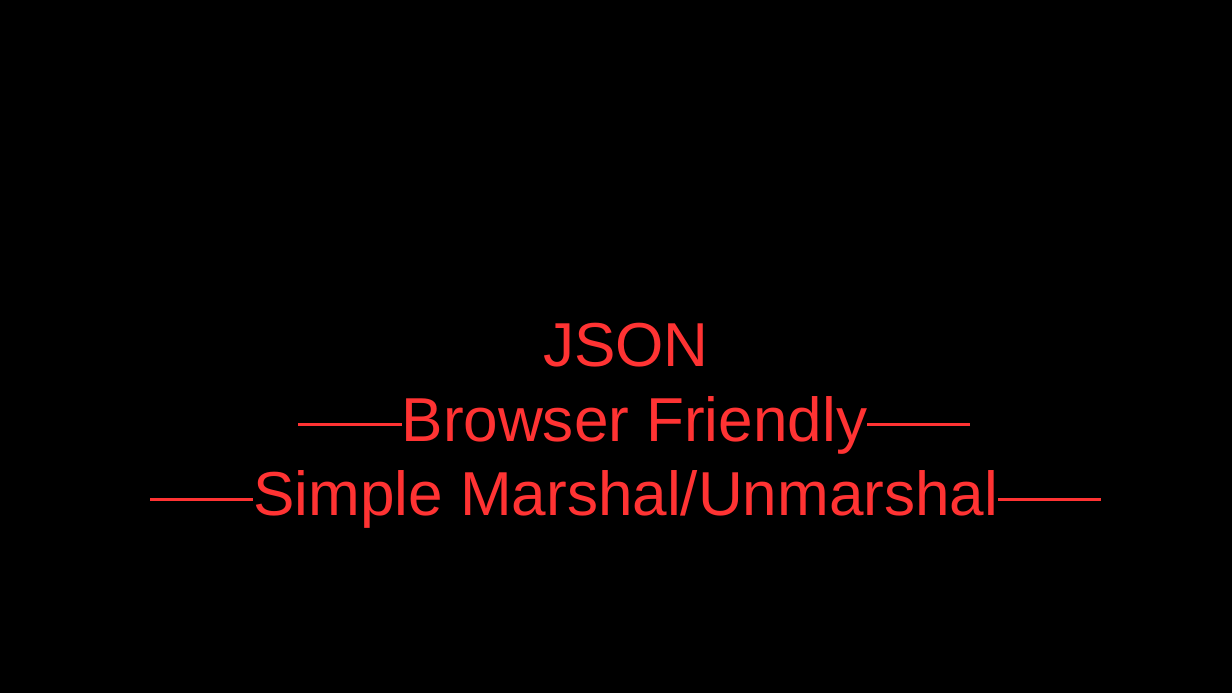
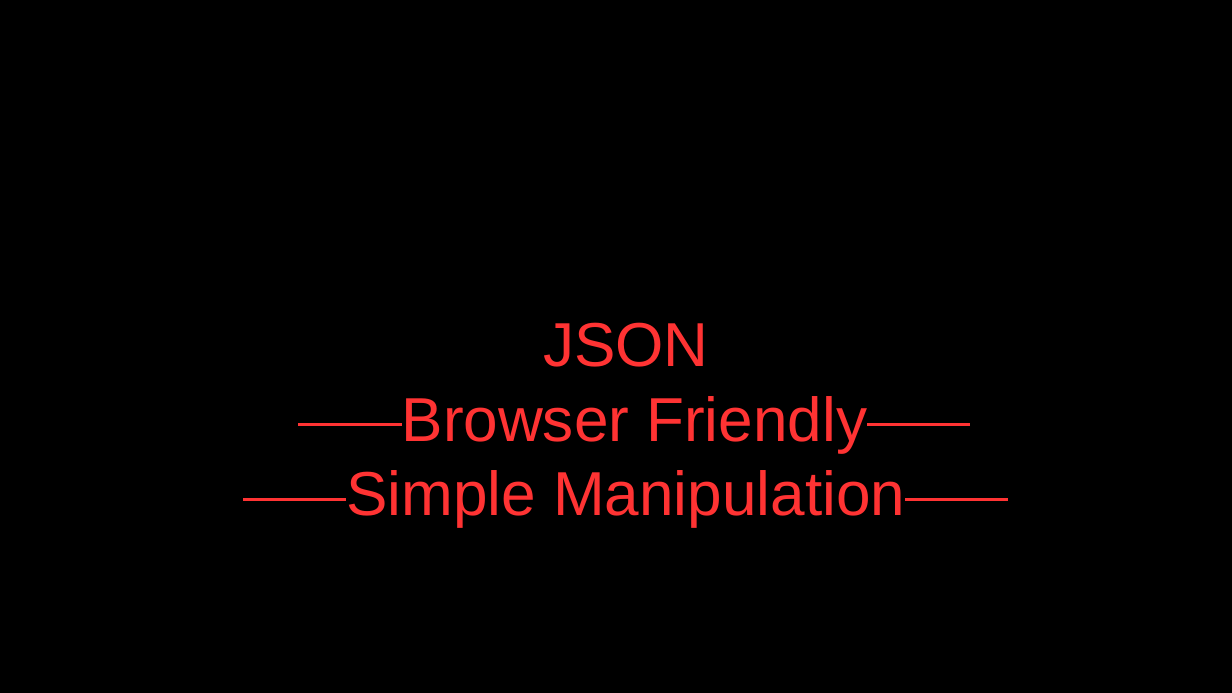
Before and after one commit to bobpaulin/networking-anger, a slide deck: slide 30 of MicroserviceNetworkingInAnger.odp (slide 29 before the commit). Drawn at 1232x693 pixels with LibreOffice and Linux fonts; fonts in the diff are those of the drawing. Boxes give left, top, right and bottom in pixels: in the first picture for what was removed or moved away, otherwise in the second. Text is boxed around its words. In the diff, an @@ line names an element or a change of style, - is before the commit and + after.

```diff
--- a/MicroserviceNetworkingInAnger.odp
+++ b/MicroserviceNetworkingInAnger.odp
@@ text at (347, 470, 905, 526): text changed @@
-Simple Marshal/Unmarshal
+Simple Manipulation
```
Also in this commit, not shown: 4 other slides changed, 1 slide added, 1 other file.
